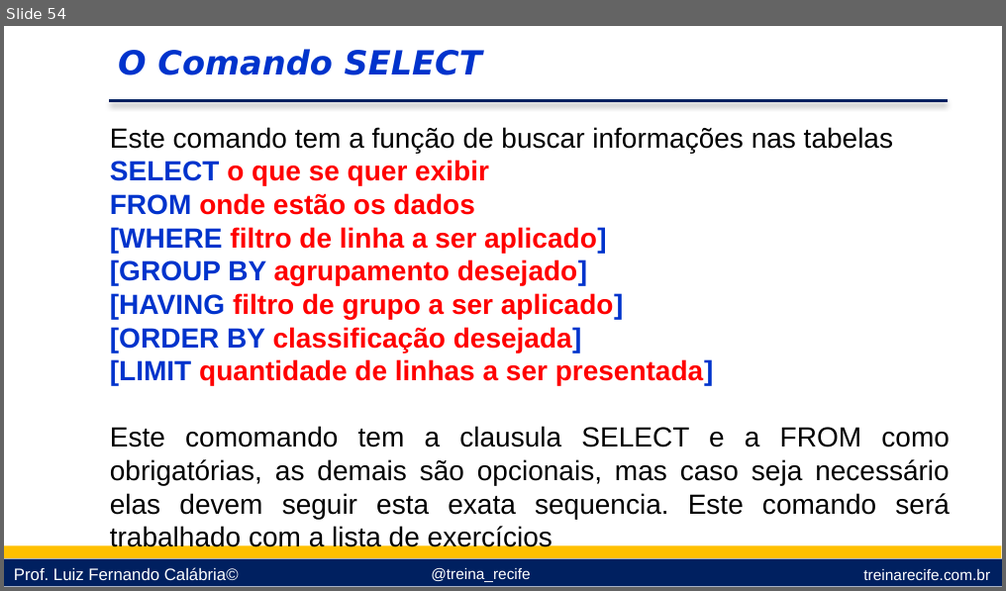
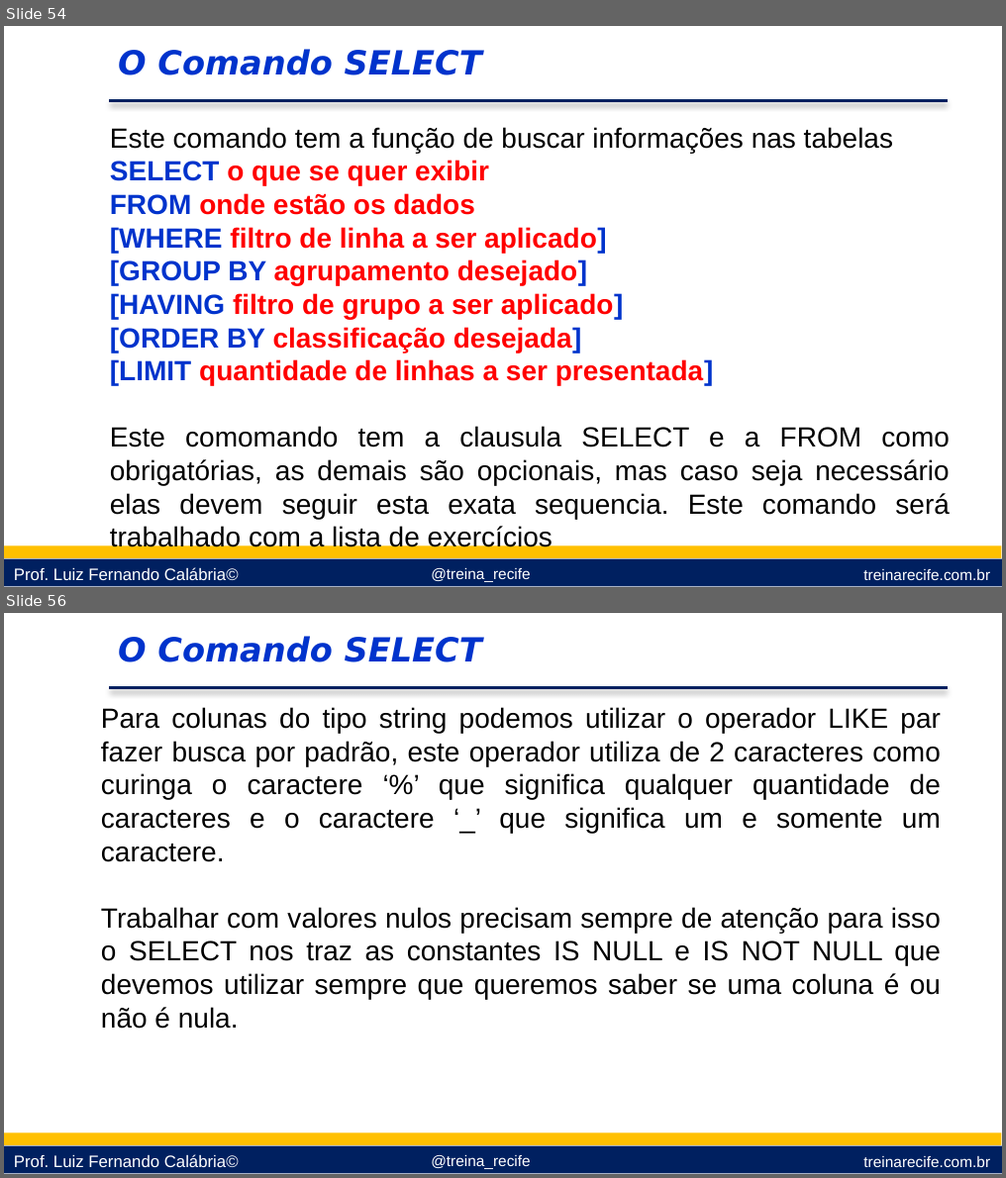
Before and after one commit to lfcalabria/sql, a slide deck: Apresentação/sql.pptx. Shown one above the other, each under a label of ours: slide 54 before the commit, slides 54 and 56 after it; the slides between them are not shown. The pictures are 1006x591 and 1006x1178 pixels, drawn with LibreOffice and Linux fonts; fonts in the diff are those of the drawing; background and template pictures are left out. Boxes give left, top, right and bottom in pixels: in the first picture for what was removed or moved away, otherwise in the second. Text is boxed around its words. In the diff, an @@ line names an element or a change of style, - is before the commit and + after.

```diff
--- a/Apresentação/sql.pptx
+++ b/Apresentação/sql.pptx
@@ slide 56 added at (4,613,1002,1174), background #FFFFFF; not listed: 6 template elements that a slide beside it also shows @@
@@ text added at (118,636,482,663), 24 pt, text #0033CC, bold, italic @@
+O Comando SELECT
@@ text added at (101,707,941,1029), 20 pt, text #000000 @@
+Para colunas do tipo string podemos utilizar o operador LIKE par fazer busca por padrão, este operador utiliza de 2 caracteres como curinga o caractere ‘%’ que significa qualquer quantidade de caracteres e o caractere ‘_’ que significa um e somente um caractere.
+Trabalhar com valores nulos precisam sempre de atenção para isso o SELECT nos traz as constantes IS NULL e IS NOT NULL que devemos utilizar sempre que queremos saber se uma coluna é ou não é nula.
```
Also in this commit, not shown: 3 other slides added, 1 slide removed.
